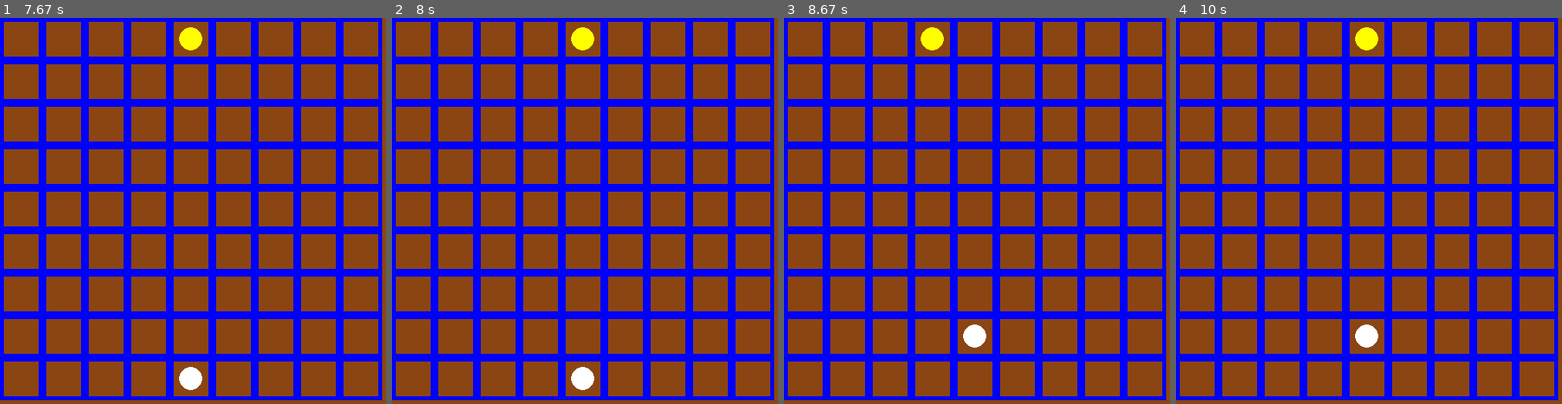
Above: before the commit, frames 1-4 (left to right).
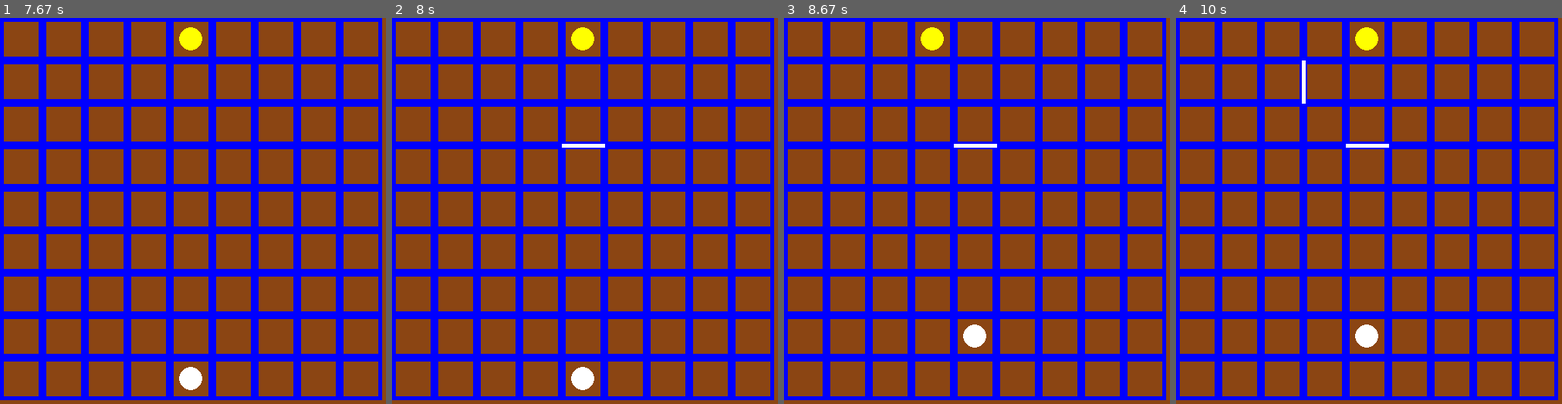
Above: after the commit, the same moments.

Repository: BP-project-team/WallWizard
Game: pygame game, started from WallWizard.py
The game is run twice, just before and just after one commit, with the same random seed, the same clock (stepped at 60 frames per second) and the same inputs.
Inputs (mouse positions are in pixels of both pictures, inside the frame that each line leads up to):
- Up to frame 1 (7.67 s): hold D 0.33-0.8 s; hold W 0.83-1.13 s; click (316, 199) at 1.22 s; hold D 1.5-1.97 s; move the mouse to (193, 238) at 1.53 s; hold A 2-2.53 s; hold S 2.57-2.87 s; hold A 2.9-3.3 s; click (250, 75) at 3.38 s; hold W 3.67-4.03 s; hold D 4.07-4.7 s; hold S 4.73-5.1 s; hold A 5.13-5.6 s; hold D 5.63-6.1 s; hold W 6.13-6.43 s; hold D 6.47-6.93 s; hold A 6.97-7.5 s; hold S from 7.53 s (still down)
- Up to frame 2 (8 s): release S at 7.83 s; click (573, 145) at 7.92 s
- Up to frame 3 (8.67 s): hold A 8.2-8.6 s; hold W from 8.63 s (still down)
- Up to frame 4 (10 s): release W at 9 s; hold D 9.03-9.67 s; click (1307, 83) at 9.75 s

Frame 1 is identical in both runs. In frame 2, 0.1% of the frame differs, in the area x 44-56%, y 32-34%; in frame 3, 0.1%; in frame 4, 0.2%, in the area x 32-56%, y 11-34%.

Commit message:
fix placing walls

Diff:
--- a/WallWizard.py
+++ b/WallWizard.py
@@ -1,16 +1,8 @@
-from pygame.locals import (
-    K_w,
-    K_d,
-    K_a,
-    K_s,
-    K_ESCAPE,
-    KEYDOWN,
-    QUIT,
-    MOUSEBUTTONDOWN
-)
 import pygame
 import sys
-
+from pygame.locals import (
+    K_w, K_d, K_a, K_s, K_ESCAPE, KEYDOWN, QUIT, MOUSEBUTTONDOWN
+)
 
 class Player(pygame.sprite.Sprite):
     def __init__(self, color, position):
@@ -20,13 +12,15 @@
         self.position = position
 
     def move(self, new_x, new_y):
-        if (0 <= new_x < columns and 0 <= new_y < rows) and ((abs(new_x-self.position[0]) == 1 and abs(new_y-self.position[1]) == 0) or (abs(new_y-self.position[1]) == 1 and abs(new_x-self.position[0]) == 0)):
+        if (0 <= new_x < columns and 0 <= new_y < rows) and (
+            (abs(new_x-self.position[0]) == 1 and abs(new_y-self.position[1]) == 0) or
+            (abs(new_y-self.position[1]) == 1 and abs(new_x-self.position[0]) == 0)):
 
             if players[0].position == players[1].position:
                 if players[0].position[0] == players[1].position[0]:
-                    players[turn].move(new_x, new_y+1)
+                    players[turn].move(new_x, new_y + 1)
                 if players[0].position[1] == players[1].position[1]:
-                    players[turn].move(new_x+1, new_y)
+                    players[turn].move(new_x + 1, new_y)
             self.position = (new_x, new_y)
             return True
         return False
@@ -35,7 +29,6 @@
         x = self.position[0] * cell_size + cell_size // 2
         y = self.position[1] * cell_size + cell_size // 2
         pygame.draw.circle(surface, self.color, (x, y), self.radius)
-
 
 pygame.init()
 screen_width = 500
@@ -51,54 +44,59 @@
 YELLOW = (255, 255, 0)
 
 turn = 0
-
 players = [
     Player(YELLOW, (4, 0)),
     Player(WHITE, (4, 8))
 ]
 
-# save data of walls
+# Save data of walls
 walls = []
 
+def wall(orientation, wall_start, wall_end):
+    # Check if the wall already exists
+    if (wall_start, wall_end) in walls or (wall_end, wall_start) in walls:
+        return False
 
-def wall(orientation, wall_start, wall_end):
-    # barrasi divaraye tekrari
-    if wall_start or wall_end in walls:
-        return False
-    for wall in walls:
-        if orientation == "V":
-            if wall == (wall_start, wall_end):
-                return False
-        if orientation == "H":
-            if wall == (wall_start, wall_end):
-                return False
-
-    # age tekrari nabood , add it.
+    # Add the wall
     walls.append((wall_start, wall_end))
 
-    # put wall
+    # Draw the wall
     if orientation == "H":
         origin_x = wall_start[1] * cell_size
         origin_y = wall_start[0] * cell_size
         pygame.draw.line(screen, WHITE, (origin_x, origin_y),
-                         (origin_x + cell_size, origin_y), 5)
+                         (origin_x, origin_y + 2 * cell_size), 5)
     elif orientation == "V":
         origin_x = wall_start[1] * cell_size
         origin_y = wall_start[0] * cell_size
         pygame.draw.line(screen, WHITE, (origin_x, origin_y),
-                         (origin_x, origin_y + cell_size), 5)
+                         (origin_x + 2 * cell_size, origin_y), 5)
     return True
-
 
 running = True
 while running:
     screen.fill(BROWN)
 
+    # Draw the grid
     for row in range(rows):
         for column in range(columns):
             pygame.draw.rect(
                 screen, BLUE, [column * cell_size, row * cell_size, cell_size, cell_size], 5)
 
+    # Draw the walls
+    for wall_start, wall_end in walls:
+        if wall_start[0] == wall_end[0]:  # Horizontal wall
+            origin_x = wall_start[1] * cell_size
+            origin_y = wall_start[0] * cell_size
+            pygame.draw.line(screen, WHITE, (origin_x, origin_y),
+                             (origin_x + cell_size, origin_y), 5)
+        elif wall_start[1] == wall_end[1]:  # Vertical wall
+            origin_x = wall_start[1] * cell_size
+            origin_y = wall_start[0] * cell_size
+            pygame.draw.line(screen, WHITE, (origin_x, origin_y),
+                             (origin_x, origin_y + cell_size), 5)
+
+    # Draw the players
     for player in players:
         player.draw(screen)
 
@@ -110,36 +108,37 @@
         if event.type == pygame.MOUSEBUTTONDOWN:
             x_mouse, y_mouse = pygame.mouse.get_pos()
             if y_mouse % cell_size < 5:
-                cell_y = y_mouse//cell_size
-                cell_x = x_mouse//cell_size
+                cell_y = y_mouse // cell_size
+                cell_x = x_mouse // cell_size
                 wall_type = "H"
                 wall_start = (cell_y, cell_x)
-                wall_end = (cell_y+1, cell_x)
+                wall_end = (cell_y, cell_x+1)
                 wall("H", wall_start, wall_end)
             if x_mouse % cell_size < 5:
-                cell_y = y_mouse//cell_size
-                cell_x = x_mouse//cell_size
+                cell_y = y_mouse // cell_size
+                cell_x = x_mouse // cell_size
                 wall_type = "V"
                 wall_start = (cell_y, cell_x)
-                wall_end = (cell_y, cell_x+1)
+                wall_end = (cell_y+1, cell_x)
                 wall("V", wall_start, wall_end)
-            y = y_mouse//cell_size
-            x = x_mouse//cell_size
+            y = y_mouse // cell_size
+            x = x_mouse // cell_size
             if players[turn].move(x, y):
-                turn = 1-turn
+                turn = 1 - turn
         if event.type == pygame.KEYDOWN:
             x, y = players[turn].position
             if event.key == pygame.K_w:
-                if players[turn].move(x, y-1):
-                    turn = 1-turn
+                if players[turn].move(x, y - 1):
+                    turn = 1 - turn
             if event.key == pygame.K_s:
-                if players[turn].move(x, y+1):
-                    turn = 1-turn
+                if players[turn].move(x, y + 1):
+                    turn = 1 - turn
             if event.key == pygame.K_a:
-                if players[turn].move(x-1, y):
-                    turn = 1-turn
+                if players[turn].move(x - 1, y):
+                    turn = 1 - turn
             if event.key == pygame.K_d:
-                if players[turn].move(x+1, y):
-                    turn = 1-turn
+                if players[turn].move(x + 1, y):
+                    turn = 1 - turn
+
 pygame.quit()
 sys.exit()
